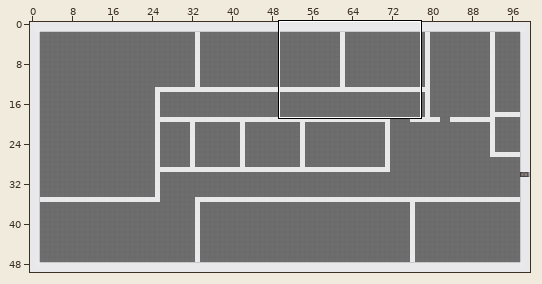
Tiled map (JSON): map/balticOffice.json. Above: a wide view before the commit, with the close-up outlined.
Close-up. First the earlier version:
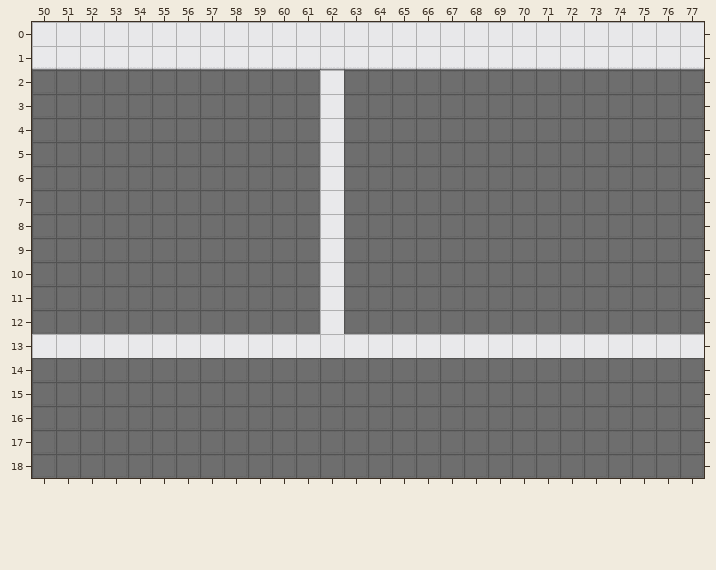
Cells are 32x32 px. Shown: x 50..77, y 0..18. The commit also changed other parts of the map, which this record leaves out. Not drawn, because the pictures are missing: unchanged layers "colliders", "exitBaltic", "startBaltic".
The same view after the edit:
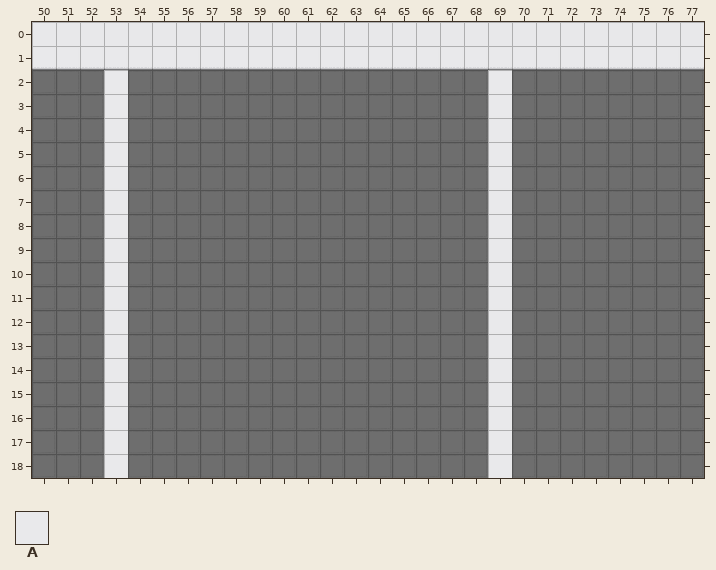
Key: from "cija_32x32_expansion for Pipoy": A 721.
_ is an empty cell.
The edit:
Layer "bottomWall":
Tile A is added in rows 2 to 12 at x 53 and 69; in rows 14 to 18 at x 53 and 69.
Tile A is removed in rows 2 to 12 at x 62; in row 13 at x 50 to 52, 54 to 68 and 70 to 77.
